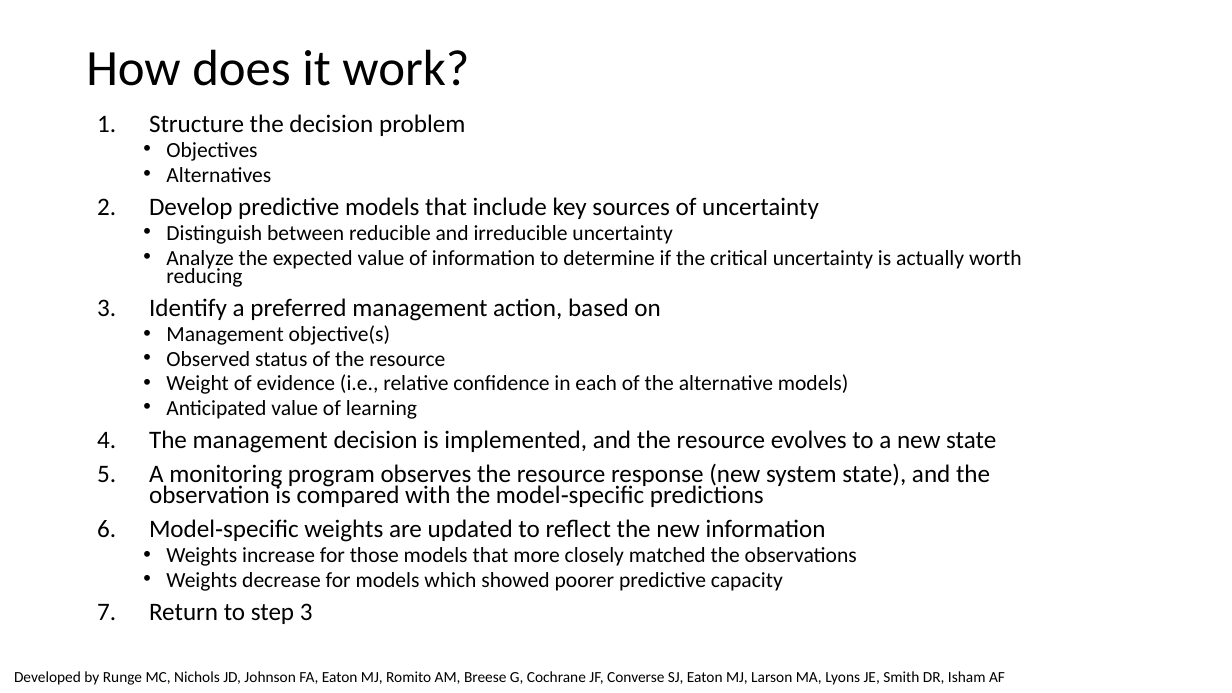
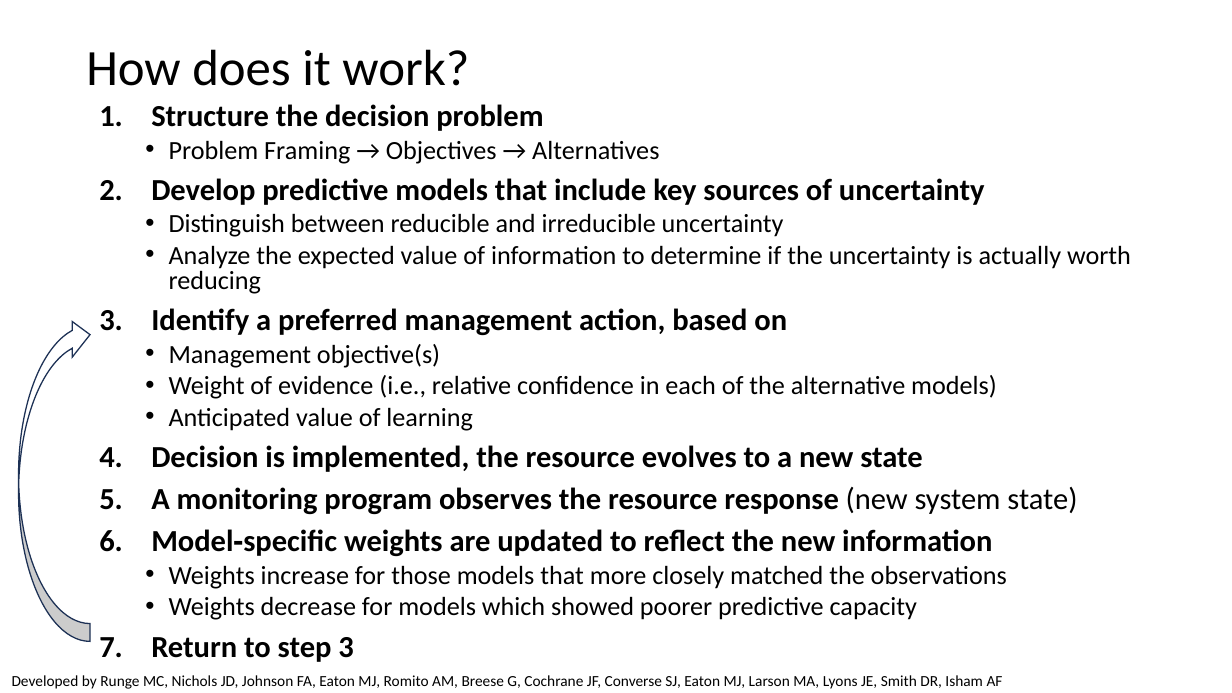
Before and after one commit to briellekthompson/NATR_8001_DecisionAnalysis_Fall25_Mizzou, a slide deck: slide 50 of material/Week6-UncertaintyPart1/Week6_SDM_Mizzou.pptx (slide 49 before the commit). Drawn at 1232x693 pixels with LibreOffice and Linux fonts; fonts in the diff are those of the drawing. Boxes give left, top, right and bottom in pixels: in the first picture for what was removed or moved away, otherwise in the second. Text is boxed around its words. In the diff, an @@ line names an element or a change of style, - is before the commit and + after.

```diff
--- a/material/Week6-UncertaintyPart1/Week6_SDM_Mizzou.pptx
+++ b/material/Week6-UncertaintyPart1/Week6_SDM_Mizzou.pptx
@@ text "Structure the decision problem": place and size @@
-text "Structure the decision problem" at (149, 114, 1022, 624)
+text "Structure the decision problem" at (151, 104, 1131, 662)
@@ text at (151, 104, 1007, 662): size 19.6 to 23.8 pt, bold on in "Structure the decision problem", "Develop predictive models that include key sources ...", "Identify a preferred management action, based on", "Model‐specific weights are updated to reflect the ..." and 1 more places; size 16.8 to 20.4 pt in "Distinguish between reducible and irreducible uncertainty", "Management objective(s)", "Weight of evidence (i.e., relative confidence in ...", "Anticipated value of learning" and 2 more places; line spacing 0.7 to 0.8 @@
@@ text at (169, 140, 659, 164): text changed; size 16.8 to 20.4 pt @@
-  • Objectives
-  • Alternatives
+  • Problem Framing → Objectives → Alternatives
@@ text at (169, 245, 1131, 294): text changed; size 16.8 to 20.4 pt @@
-  • Analyze the expected value of information to determine if the critical uncertainty is actually worth reducing
+  • Analyze the expected value of information to determine if the uncertainty is actually worth reducing
@@ curved left arrow added at (18, 317, 90, 641), fill #FFFFFF, outline #1E3256 1 pt @@
@@ text at (166, 351, 445, 366): paragraph removed @@
-  • Observed status of the resource
@@ text at (151, 445, 1077, 514): text changed; size 19.6 to 23.8 pt; bold on @@
-4. The management decision is implemented, and the resource evolves to a new state
-5. A monitoring program observes the resource response (new system state), and the observation is compared with the model‐specific predictions
+4. Decision is implemented, the resource evolves to a new state
+5. A monitoring program observes the resource response (new system state)
@@ text "Developed by Runge MC, Nichols ...": place and size @@
-text "Developed by Runge MC, Nichols ..." at (14, 671, 1005, 685)
+text "Developed by Runge MC, Nichols ..." at (12, 675, 1003, 689)
```
Also in this commit, not shown: 2 other slides changed, 1 slide added, 1 other file.
